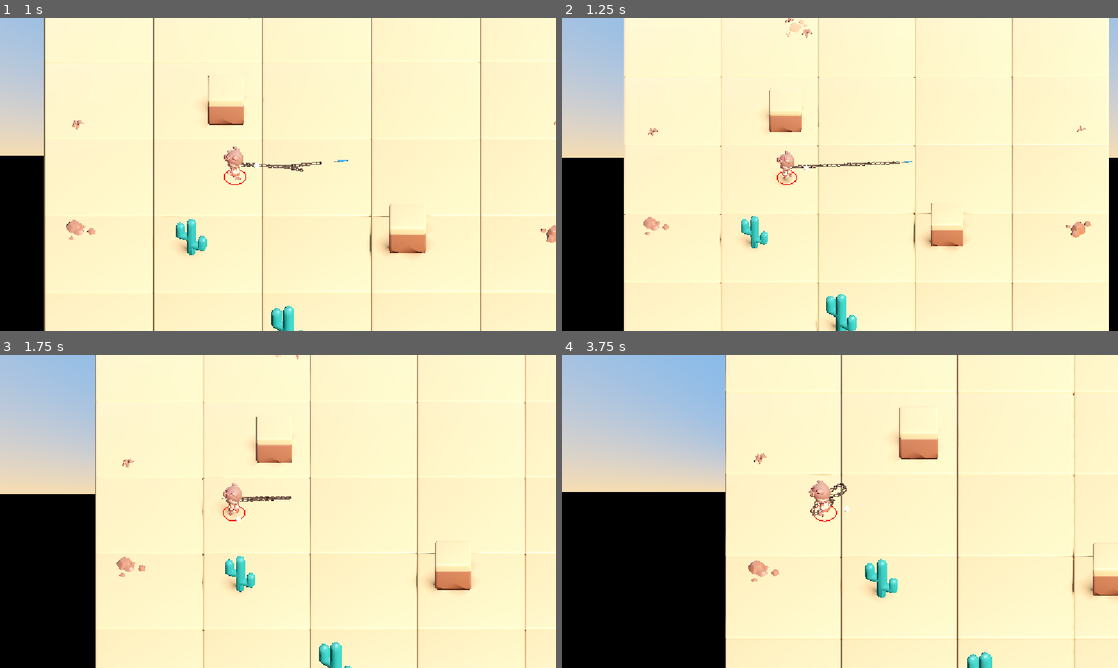
Above: before the commit, frames 1-4 (two rows, left to right).
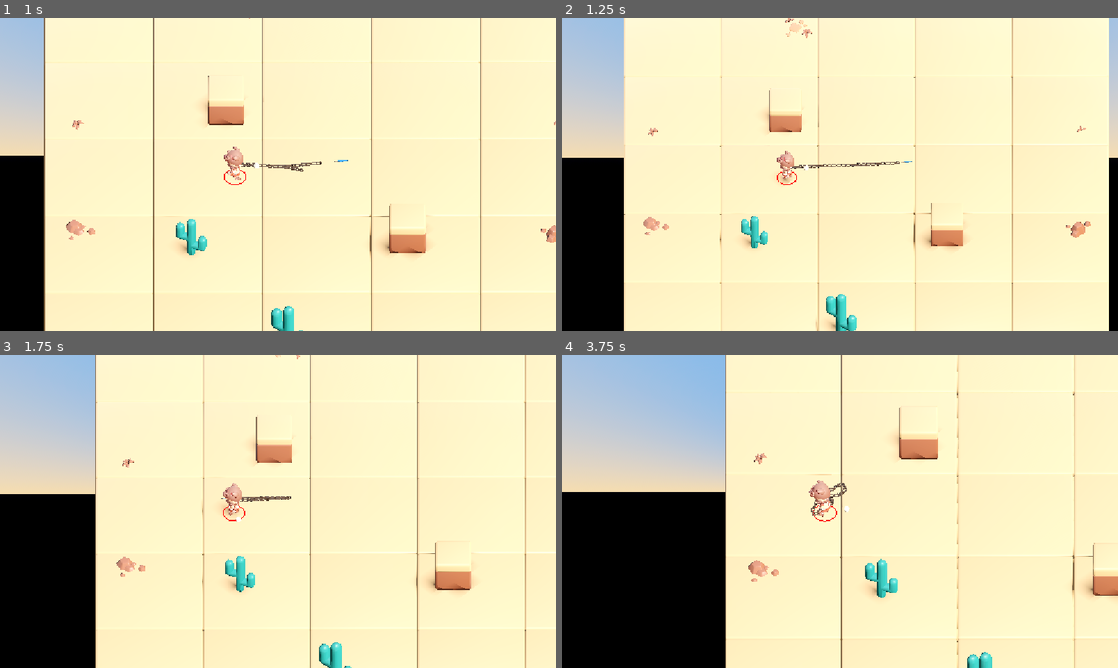
Above: after the commit, the same moments.

Repository: haotsai101/ropedart-arena
Game: Godot game, scene res://tests/test_movement_direction_skew.tscn
Two runs of this game, one before a commit and one after it. Both use one fixed random seed, a clock stepped at 60 frames per second and the inputs below. This scene is started directly instead of the project's main scene.
Inputs (mouse positions are in pixels of both pictures, inside the frame that each line leads up to):
- Up to frame 1 (1 s): tap Enter (ui_accept) at 0.5, 0.77 s; move the mouse to (400, 158) at 0.52 s; hold Right (ui_right) from 0.53 s (still down); tap B at 0.6 s; click (400, 158) at 0.67 s
- Up to frame 2 (1.25 s): keep holding Right (ui_right)
- Up to frame 3 (1.75 s): release Right (ui_right) at 1.25 s; drag from (166, 527) to (250, 574) at 1.27 s
- Up to frame 4 (3.75 s): move the mouse to (895, 442) at 2.02 s; hold Right (ui_right) 2.03-2.75 s; tap R at 2.1 s; drag from (812, 574) to (673, 464) at 2.77 s; move the mouse to (1006, 558) at 3.52 s; hold Left (ui_left) from 3.53 s (still down); tap Backspace at 3.6 s

Frame 1 is identical in both runs. In frame 2, less than 0.1% of the frame differs, in the area x 41-61%, y 45-49%; in frame 3, 0.1%; in frame 4, 0.4%, in the area x 29-96%, y 0-100%.

Commit message:
perf: fix rope solver stall when chain reaches max length while moving
ROUND 33 fixed a catastrophic obstacle-driven MAX_OUTER_ROUNDS runaway, but
the user reported lag persisted. Investigation (following coordinator
redirects on two precise user clues) tested wrap+pillar and wrap+max-length
conjunction hypotheses via real-GPU measurement and ruled both out for a
stationary player. The real trigger, found via continuous-movement testing:
whenever the chain's two kinematic endpoints (hand, tip) are driven to a
straight-line separation at/above the chain's own total capacity -- which
happens routinely whenever a player moves with their rope near full
extension, no obstacle required -- the distance-constraint target becomes
mathematically infeasible (triangle inequality), so the solver burned its
full iteration budget every tick for as long as the condition held,
recurring every ~3s during ordinary near-max-length movement.

Fix: a plateau-detection early exit in _converge_distance() (stop once
provably no longer improving) plus an outer-loop early exit in step() (if
distance didn't converge AND collision correction did zero work, further
rounds are a deterministic repeat of the same futile work). Verified via
direct before/after measurement on the same reproduction: avg FPS 82.9->144.9,
min FPS 34.0->144.0, >15ms-stall ticks 33%->0%. The existing dense-obstacle
worst-case guarantee (ROUND 33's own fix) is confirmed unaffected via direct
re-run at matching magnitudes.

See CLAUDE.md ROUND 34 for full investigation detail and numbers.

Co-Authored-By: Claude Sonnet 5 <noreply@anthropic.com>
Claude-Session: https://claude.ai/code/session_0137x3XvutxRrBQbx9PvVN2c

Diff:
--- a/scripts/rope_chain_pbd.gd
+++ b/scripts/rope_chain_pbd.gd
@@ -65,6 +65,25 @@
 ## a legitimate physical damping constant, not a geometric correction, same
 ## category/precedent as the old chain's ROPE_LINEAR_DAMP.
 const VELOCITY_DAMPING: float = 0.92
+
+## DIAGNOSTIC FIELDS (added ROUND 34, kept permanently -- same category as
+## last_had_collision below: cheap, always-updated, no functional effect on
+## the simulation itself, reusable by any future investigation). Last
+## step()'s own wall-clock cost, outer round count, and whether any real
+## collision correction happened this tick.
+var last_step_usec: int = 0
+var last_outer_rounds_used: int = 0
+var last_had_any_collision: bool = false
+## Total _converge_distance() inner-sweep iterations actually run across the
+## whole step() call, and whether any single _converge_distance() call this
+## tick hit its own solver_iterations cap without early-exiting via
+## CONVERGENCE_EPS -- distinguishes "many outer rounds" (the ROUND 33
+## MAX_OUTER_ROUNDS pathology, bounded by ROPE_STEP_TIME_BUDGET_USEC) from
+## "few outer rounds, but the inner sweep itself can't converge" (the ROUND
+## 34 ROOT CAUSE -- see the PLATEAU EARLY-EXIT doc comment on
+## _converge_distance() below for the full story).
+var last_total_inner_iterations: int = 0
+var last_hit_inner_cap: bool = false
 
 var points: PackedVector2Array = PackedVector2Array()
 var prev_points: PackedVector2Array = PackedVector2Array()
@@ -237,6 +256,8 @@
 func step(delta: float, hand_target: Vector2, tip_target: Vector2, obstacle_rects: Array,
 		obstacle_radius: float, max_point_speed: float, solver_iterations: int) -> void:
 	var _step_start_usec: int = Time.get_ticks_usec()
+	last_total_inner_iterations = 0
+	last_hit_inner_cap = false
 	var n: int = points.size()
 	if n < 2:
 		return
@@ -285,12 +306,57 @@
 	# Position-Based Dynamics principle as the inner distance sweep itself,
 	# just applied one level up to reconcile two different constraint
 	# families instead of many instances of the same one.
+	last_had_any_collision = false
+	var _outer_rounds_ran: int = 0
 	for outer_round in range(MAX_OUTER_ROUNDS):
-		_converge_distance(solver_iterations)
+		_outer_rounds_ran = outer_round + 1
+		var distance_converged: bool = _converge_distance(solver_iterations)
 		var collision_correction: float = 0.0
 		for i in range(1, n - 1):
 			collision_correction += _resolve_collisions(i, obstacle_rects, obstacle_radius)
+		if collision_correction > 0.0:
+			last_had_any_collision = true
 		if collision_correction < CONVERGENCE_EPS and max_link_gap_violation() < CONVERGENCE_EPS:
+			last_outer_rounds_used = _outer_rounds_ran
+			last_step_usec = Time.get_ticks_usec() - _step_start_usec
+			return
+		# OUTER-LOOP EARLY-EXIT for a genuinely INFEASIBLE target (2026-08-01,
+		# same real user report/root cause as _converge_distance()'s own
+		# "PLATEAU EARLY-EXIT" doc comment above -- read that first). The
+		# plateau fix alone was measured, via the same real per-tick
+		# profiling, to be INSUFFICIENT on its own: it makes each individual
+		# _converge_distance() call cheaper, but this OUTER loop's own
+		# break condition above (collision_correction < EPS AND
+		# max_link_gap_violation() < EPS) can never be satisfied when the
+		# distance target itself is infeasible (max_link_gap_violation()
+		# has a nonzero floor no amount of iteration can close) -- so
+		# without this second check, the outer loop just ran MORE
+		# now-individually-cheaper rounds instead of fewer expensive ones,
+		# and total step() cost stayed pinned to the SAME
+		# ROPE_STEP_TIME_BUDGET_USEC ceiling either way (measured: ~20-24ms
+		# per tick, unchanged, just redistributed across more rounds).
+		if not distance_converged and collision_correction < CONVERGENCE_EPS:
+			# This round's distance solve did NOT reach genuine convergence
+			# (plateaued or hit its own iteration cap -- i.e. this is as close
+			# as the distance constraint can structurally get), AND collision
+			# correction did ZERO real work this round (no obstacle nearby, or
+			# every point already outside every obstacle). _resolve_collisions()
+			# is a pure function of the current points -- if it changed
+			# nothing, re-running _converge_distance() on the exact same
+			# points next round is DETERMINISTIC repetition of the identical,
+			# already-plateaued result: not "might need one more round to be
+			# sure," but *provably* futile, since nothing about the input to
+			# either function changed. Breaking here the first time this
+			# combination occurs is therefore exactly as correct as breaking
+			# after 40 identical repeats, just far cheaper. Does NOT weaken
+			# the genuine multi-obstacle reconciliation this loop exists for:
+			# whenever collision correction is actually doing real work
+			# (collision_correction >= CONVERGENCE_EPS, the dense-obstacle
+			# oscillation case ROPE_STEP_TIME_BUDGET_USEC itself was built
+			# for), this condition is false and the loop keeps its full
+			# existing wall-clock-bounded behavior.
+			last_outer_rounds_used = _outer_rounds_ran
+			last_step_usec = Time.get_ticks_usec() - _step_start_usec
 			return
 		# WALL-CLOCK TIME BUDGET (2026-07-31, real user report: "once the dart
 		# is thrown, the game soon become super laggy"). Direct real-GPU
@@ -334,6 +400,8 @@
 	# guarantee; any residual collision correction still needed gets picked
 	# up next tick's own outer loop instead.
 	_converge_distance(solver_iterations)
+	last_outer_rounds_used = _outer_rounds_ran
+	last_step_usec = Time.get_ticks_usec() - _step_start_usec
 
 
 ## How many (distance-converge, collision-correct) outer rounds step() will
@@ -374,8 +442,68 @@
 ## sweeps, stopping as soon as max_link_gap_violation() drops below
 ## CONVERGENCE_EPS -- see step()'s own doc comment for why an early-exit cap
 ## replaced a fixed iteration count.
-func _converge_distance(max_iterations: int) -> void:
+##
+## PLATEAU EARLY-EXIT (2026-08-01, real user report: "the game lags when the
+## chain reaches max length"). Direct real-GPU per-tick profiling (a real
+## player circling in open air, hand and tip kinematically driven to a
+## straight-line distance right at/above the chain's own total capacity --
+## no obstacle involved at all) caught this loop burning its FULL
+## max_iterations cap (600, see ROPE_SOLVER_ITERATIONS's own doc comment in
+## player.gd) on EVERY ONE of MAX_OUTER_ROUNDS' outer rounds, EVERY tick, for
+## as long as the requested hand-to-tip distance stayed at/above
+## segment_count*segment_max_length -- ~28-31ms/tick, recurring every few
+## real seconds during ordinary near-max-length movement, only ever bounded
+## by step()'s own ROPE_STEP_TIME_BUDGET_USEC (itself only a ceiling on the
+## OUTER loop, not on how long any single _converge_distance() call is
+## allowed to keep grinding).
+##
+## ROOT CAUSE, confirmed by direct measurement (a temporary total_extension_2d()
+## trace correlated tick-for-tick against last_hit_inner_cap): whenever the two
+## KINEMATIC endpoints (hand, tip -- see step()'s own points[0]/points[n-1]
+## assignment) are driven to a combined straight-line separation that equals
+## or exceeds the chain's own fixed total capacity, satisfying
+## max_link_gap_violation() < CONVERGENCE_EPS is a genuinely INFEASIBLE
+## target -- by the triangle inequality, no arrangement of intermediate
+## points can make every one of segment_count links simultaneously read
+## <=segment_max_length AND sum to more than that same total. This is not a
+## "needs more iterations" problem (the same class of dead-end this file's
+## own MAX_OUTER_ROUNDS doc comment already found for RAISING the outer
+## round count, see ROPE_STEP_TIME_BUDGET_USEC's own history) -- no amount of
+## Gauss-Seidel sweeping ever reaches an unreachable target, so every one of
+## the 600 iterations after the first handful (which do real, useful work
+## pulling the chain taut) is pure wasted computation, repeated 40 outer-round
+## times, every single tick, for as long as the infeasible configuration
+## persists.
+##
+## FIX: track max_link_gap_violation()'s own iteration-to-iteration
+## IMPROVEMENT (not just its absolute value) and stop once it plateaus (stops
+## improving by more than PLATEAU_EPS) for PLATEAU_STAGNANT_ITERS consecutive
+## iterations in a row -- this is a DIRECT COMPLEMENT to the existing
+## absolute-threshold check, exactly the same "bound wasted iteration, change
+## zero correctness behavior in the reachable case" category as
+## ROPE_STEP_TIME_BUDGET_USEC itself: a genuinely convergING chain keeps
+## improving every iteration (this file's own Jakobsen-style alternating
+## sweep propagates a correction across the whole chain within roughly
+## segment_count iterations in the normal case -- see step()'s own doc
+## comment on the two-phase distance/collision design), so the plateau check
+## essentially never fires there; only a chain that has already reached (or
+## gotten as close as it structurally CAN get to) its own best achievable
+## state, and is therefore no longer making progress, trips it -- indistinguishable
+## in effect from "converged," just at a nonzero floor instead of zero.
+## PLATEAU_STAGNANT_ITERS=8 (not 1-2) is deliberately conservative: it lets a
+## few consecutive non-improving iterations pass (numerical noise, or a
+## genuinely slow-but-real convergence step) before concluding the loop is
+## truly stuck, rather than risking a false-early-exit on a legitimately
+## reachable target.
+## Return value: true if the distance constraint reached genuine convergence
+## (< CONVERGENCE_EPS) this call; false if it exited via the plateau
+## detector or the max_iterations cap without reaching that target -- see
+## step()'s own OUTER-LOOP EARLY-EXIT doc comment below for why the caller
+## needs to distinguish these two cases, not just "did it return."
+func _converge_distance(max_iterations: int) -> bool:
 	var n: int = points.size()
+	var prev_violation: float = INF
+	var stagnant_count: int = 0
 	for iteration in range(max_iterations):
 		if iteration % 2 == 0:
 			for i in range(n - 1):
@@ -383,8 +511,30 @@
 		else:
 			for i in range(n - 2, -1, -1):
 				_satisfy_distance(i, i + 1)
-		if max_link_gap_violation() < CONVERGENCE_EPS:
-			return
+		last_total_inner_iterations += 1
+		var violation: float = max_link_gap_violation()
+		if violation < CONVERGENCE_EPS:
+			return true
+		if prev_violation - violation < PLATEAU_EPS:
+			stagnant_count += 1
+			if stagnant_count >= PLATEAU_STAGNANT_ITERS:
+				return false
+		else:
+			stagnant_count = 0
+		prev_violation = violation
+	last_hit_inner_cap = true
+	return false
+
+
+## See _converge_distance()'s own "PLATEAU EARLY-EXIT" doc comment above.
+## Deliberately much tighter than CONVERGENCE_EPS (0.00005) -- this only
+## needs to distinguish "still meaningfully improving" from "no longer
+## improving," not to itself serve as an acceptable final-violation
+## tolerance (that job still belongs to CONVERGENCE_EPS/the absolute check
+## above, which always runs first).
+const PLATEAU_EPS: float = 0.000001
+## See _converge_distance()'s own "PLATEAU EARLY-EXIT" doc comment above.
+const PLATEAU_STAGNANT_ITERS: int = 8
 
 
 func _satisfy_distance(i: int, j: int) -> void:
Not shown, changed: CLAUDE.md
